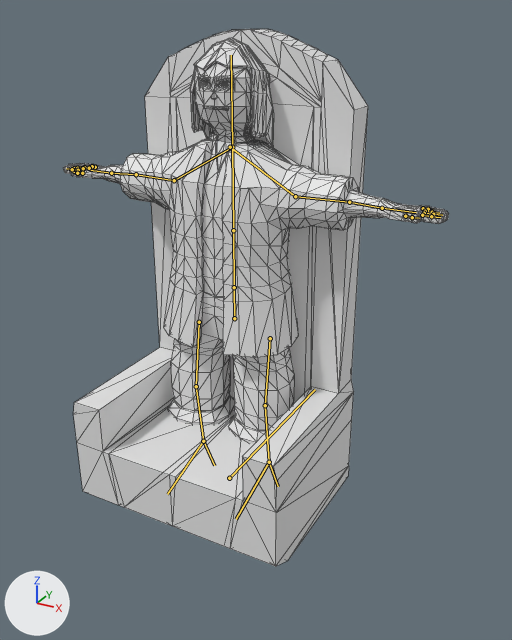
One commit to the glTF model figments-of-fuyan/assets/models/fof/cards/prince_aelis.glb: the scene before it, then after it.
Before and after are seen from a camera (50 mm lens) standing at (1.49, -2.44, 2.09) and looking at (0.24, -0.16, 0.95). The lights are fixed; the arrows at lower left show +X, +Y and +Z. The picture after the commit comes second. The bones that change, and the others that lie on the model, are drawn over the model as lines. Mesh edges are drawn as thin lines.

Objects in the first picture: 'PrinceAelis'.
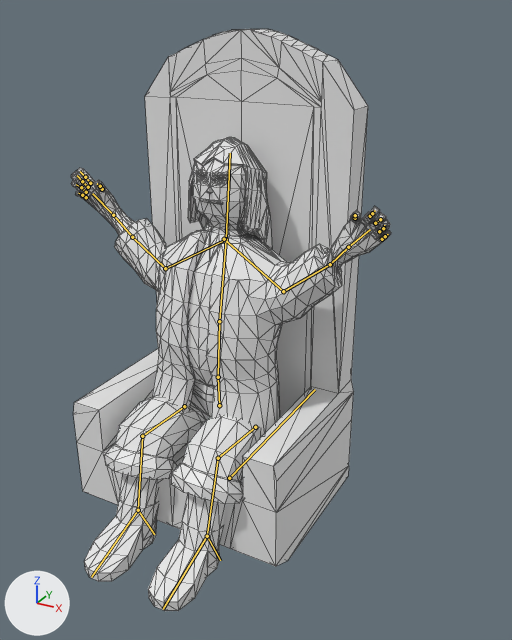
The newer file adds an action. The first version stands in its rest pose; the second is drawn at frame 54 of the action 'BossBuff'.

Changed parts and their boxes [x1, y1, x2, y2] in the pictures (512 x 640 px):
'PrinceAelis', posed (17% narrower, 8% taller): before [64, 29, 449, 566]; after [71, 29, 391, 611]
bone 'Root', root to tip: before (234, 318) to (234, 287); after (219, 405) to (218, 377)
bone 'UpperLeg.R', root to tip: before (199, 322) to (196, 386); after (184, 406) to (142, 436)
bone 'LowerLeg.R', root to tip: before (196, 386) to (203, 441); after (142, 436) to (138, 510)
bone 'Foot.R', root to tip: before (203, 441) to (167, 494); after (138, 510) to (91, 577)
bone 'SpineLower', root to tip: before (234, 287) to (233, 230); after (218, 377) to (219, 321)
bone 'Spine', root to tip: before (233, 230) to (232, 147); after (219, 321) to (226, 239)
bone 'Head', root to tip: before (232, 147) to (231, 55); after (226, 239) to (230, 153)
bone 'ElbowLower.R', root to tip: before (174, 180) to (136, 174); after (165, 268) to (132, 237)
bone 'Hand.R', root to tip: before (111, 173) to (89, 170); after (113, 215) to (92, 193)
bone 'PinkieLower.R', root to tip: before (95, 167) to (92, 166); after (86, 197) to (82, 195)
bone 'RingUpper.R', root to tip: before (84, 167) to (80, 167); after (81, 187) to (76, 184)
bone 'ThumbLower.R', root to tip: before (82, 173) to (77, 173); after (102, 189) to (100, 186)
bone 'ElbowLower.L', root to tip: before (295, 196) to (349, 202); after (283, 291) to (330, 264)
bone 'ElbowUpper.L', root to tip: before (349, 202) to (382, 208); after (330, 264) to (348, 247)
bone 'RingLower.L', root to tip: before (425, 211) to (432, 212); after (379, 231) to (383, 228)
bone 'RingUpper.L', root to tip: before (432, 212) to (439, 213); after (383, 228) to (384, 225)
bone 'MiddleLower.L', root to tip: before (424, 213) to (433, 214); after (375, 223) to (380, 219)
bone 'MiddleUpper.L', root to tip: before (433, 214) to (442, 215); after (380, 219) to (380, 218)
bone 'IndexLower.L', root to tip: before (422, 215) to (431, 216); after (370, 216) to (372, 213)
bone 'ThumbLower.L', root to tip: before (405, 216) to (412, 217); after (355, 218) to (355, 215)
bone 'UpperLeg.L', root to tip: before (270, 338) to (265, 405); after (255, 427) to (218, 458)
bone 'LowerLeg.L', root to tip: before (265, 405) to (269, 462); after (218, 458) to (207, 536)
bone 'Foot.L', root to tip: before (269, 462) to (236, 519); after (207, 536) to (163, 609)

The edits, one by one:
Bone 'Root' (bone_root) moves from (0.0, 0.0, 0.0) to (0.022, -0.35, 0.176).
Bone 'Root' (bone_root) turns from (0, 0, 0) to (3, 1, 0) degrees about its own x, y and z.
Bone 'UpperLeg.R' (bone_upperleg_r) turns from (0, 0, 0) to (89, 1, 2) degrees about its own x, y and z.
Bone 'LowerLeg.R' (bone_lowerleg_r) turns from (0, 0, 0) to (-63, 0, 0) degrees about its own x, y and z.
Bone 'Foot.R' (bone_foot_r) turns from (0, 0, 0) to (-22, -2, -1) degrees about its own x, y and z.
Bone 'SpineLower' (bone_spinelower) turns from (0, 0, 0) to (-8, -1, 0) degrees about its own x, y and z.
Bone 'Spine' (bone_spine) turns from (0, 0, 0) to (-7, -1, 0) degrees about its own x, y and z.
Bone 'Head' (bone_head) turns from (0, 0, 0) to (4, -2, 0) degrees about its own x, y and z.
Bone 'ElbowLower.R' (bone_elbowlower_r) turns from (0, 0, 0) to (19, 74, -13) degrees about its own x, y and z.
Bone 'Hand.R' (bone_hand_r) turns from (0, 0, 0) to (16, -3, 17) degrees about its own x, y and z.
Bone 'PinkieLower.R' (bone_pinkielower_r) turns from (0, 0, 0) to (2, -27, 16) degrees about its own x, y and z.
Bone 'RingUpper.R' (bone_ringupper_r) turns from (0, 0, 0) to (5, 24, 25) degrees about its own x, y and z.
Bone 'ThumbLower.R' (bone_thumblower_r) turns from (0, 0, 0) to (37, 6, 44) degrees about its own x, y and z.
Bone 'ElbowLower.L' (bone_elbowlower_l) turns from (0, 0, 0) to (-3, -5, 38) degrees about its own x, y and z.
Bone 'ElbowUpper.L' (bone_elbowupper_l) turns from (0, 0, 0) to (60, -64, -50) degrees about its own x, y and z.
Bone 'RingLower.L' (bone_ringlower_l) turns from (0, 0, 0) to (3, -15, -13) degrees about its own x, y and z.
Bone 'RingUpper.L' (bone_ringupper_l) turns from (0, 0, 0) to (8, 9, -17) degrees about its own x, y and z.
Bone 'MiddleLower.L' (bone_middlelower_l) turns from (0, 0, 0) to (-2, 3, -12) degrees about its own x, y and z.
Bone 'MiddleUpper.L' (bone_middleupper_l) turns from (0, 0, 0) to (12, 17, -29) degrees about its own x, y and z.
Bone 'IndexLower.L' (bone_indexlower_l) turns from (0, 0, 0) to (1, 6, -30) degrees about its own x, y and z.
Bone 'ThumbLower.L' (bone_thumblower_l) turns from (0, 0, 0) to (5, 2, -38) degrees about its own x, y and z.
Bone 'UpperLeg.L' (bone_upperleg_l) turns from (0, 0, 0) to (90, 1, 0) degrees about its own x, y and z.
Bone 'LowerLeg.L' (bone_lowerleg_l) turns from (0, 0, 0) to (-63, 0, 0) degrees about its own x, y and z.
Bone 'Foot.L' (bone_foot_l) turns from (0, 0, 0) to (-25, 0, 0) degrees about its own x, y and z.
